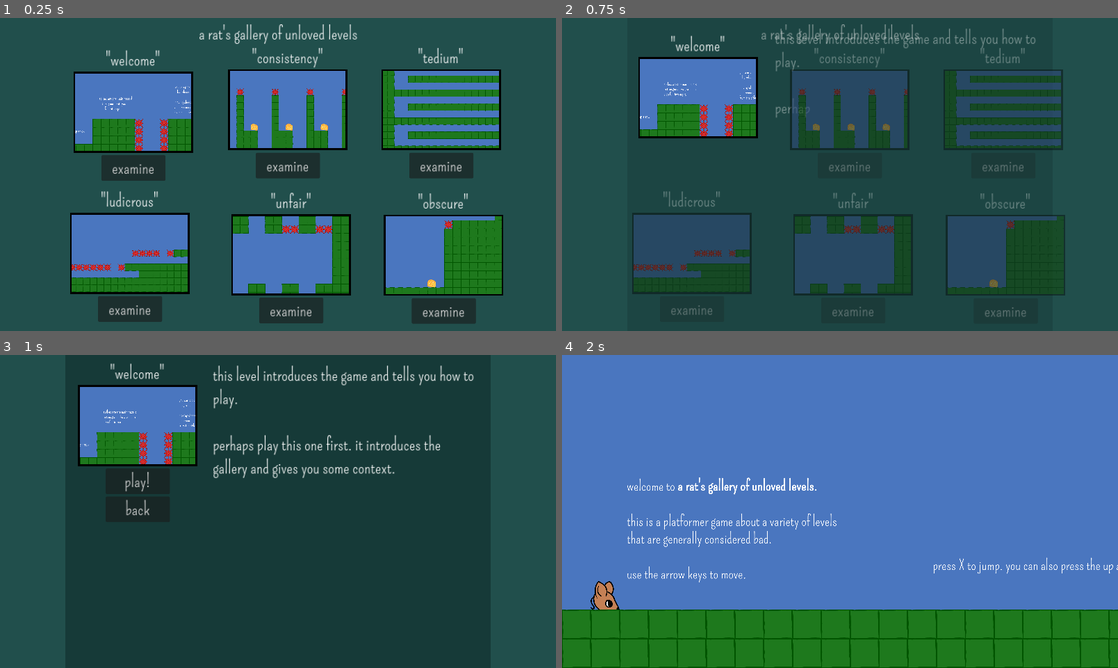
Above: before the commit, frames 1-4 (two rows, left to right).
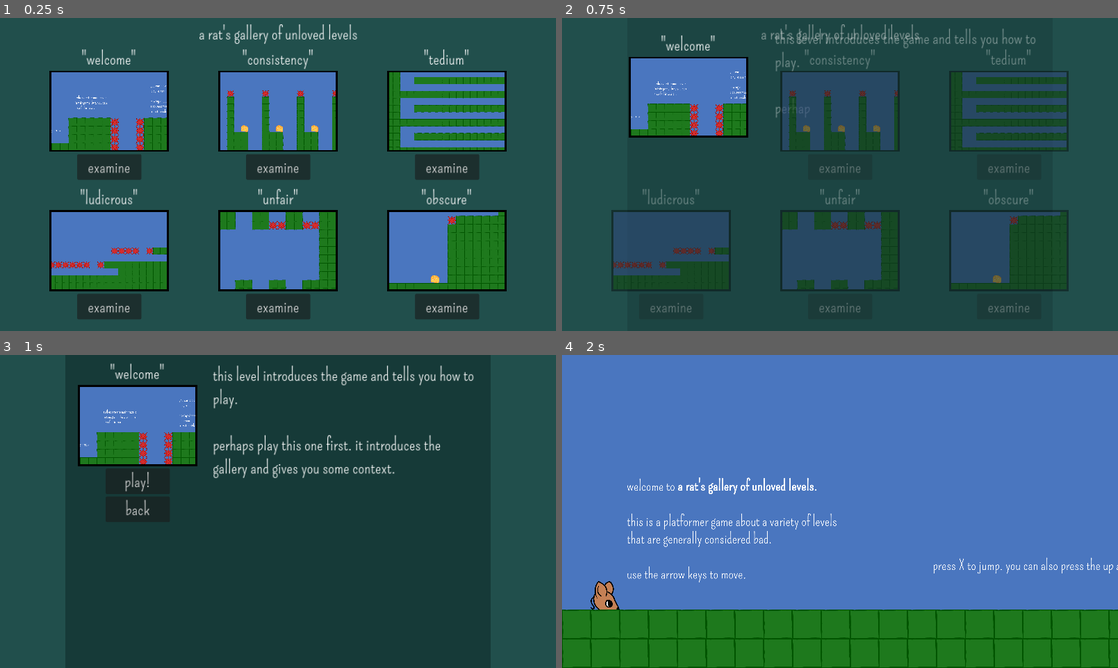
Above: after the commit, the same moments.

Repository: yourname3/jf_f24
Game: Godot game, scene res://gallery/gallery.tscn
Two runs of this game, one before a commit and one after it. Both use one fixed random seed, a clock stepped at 60 frames per second and the inputs below. This scene is started directly instead of the project's main scene.
Inputs:
- Up to frame 1 (0.25 s): no input
- Up to frame 2 (0.75 s): click "examine" at 0.5 s
- Up to frame 3 (1 s): no input
- Up to frame 4 (2 s): click "play!" at 1.25 s

The runs differ from the first frame. In frame 1, 24% of the frame differs, in the area x 8-92%, y 9-98%; in frame 2, 17%; in frame 3, nothing differs; in frame 4, nothing differs.

Commit message:
Some finalization of gallery / musicc

Diff:
--- /dev/null
+++ b/default_bus_layout.tres
@@ -0,0 +1,15 @@
+[gd_resource type="AudioBusLayout" format=3 uid="uid://bopqk5tg1go5b"]
+
+[resource]
+bus/1/name = &"Music"
+bus/1/solo = false
+bus/1/mute = false
+bus/1/bypass_fx = false
+bus/1/volume_db = 0.0
+bus/1/send = &"Master"
+bus/2/name = &"SFX"
+bus/2/solo = false
+bus/2/mute = false
+bus/2/bypass_fx = false
+bus/2/volume_db = 0.0
+bus/2/send = &"Master"
--- a/gallery/gallery.tscn
+++ b/gallery/gallery.tscn
@@ -38,6 +38,7 @@
 
 [node name="GalleryDisplay" type="ColorRect" parent="."]
 unique_name_in_owner = true
+visible = false
 layout_mode = 1
 anchors_preset = 13
 anchor_left = 0.5
@@ -74,10 +75,10 @@
 anchors_preset = 5
 anchor_left = 0.5
 anchor_right = 0.5
-offset_left = -420.0
-offset_top = 115.0
-offset_right = -180.0
-offset_bottom = 275.0
+offset_left = -470.0
+offset_top = 113.0
+offset_right = -230.0
+offset_bottom = 273.0
 grow_horizontal = 2
 texture = ExtResource("5_c5c7e")
 title = "welcome"
@@ -93,10 +94,10 @@
 anchors_preset = 5
 anchor_left = 0.5
 anchor_right = 0.5
-offset_left = -100.0
-offset_top = 110.0
-offset_right = 140.0
-offset_bottom = 270.0
+offset_left = -120.0
+offset_top = 113.0
+offset_right = 120.0
+offset_bottom = 273.0
 grow_horizontal = 2
 description = "this level is about the difficulty of being very consistent at a given task.
 
@@ -110,10 +111,10 @@
 anchors_preset = 5
 anchor_left = 0.5
 anchor_right = 0.5
-offset_left = 218.0
-offset_top = 110.0
-offset_right = 458.0
-offset_bottom = 270.0
+offset_left = 230.0
+offset_top = 113.0
+offset_right = 470.0
+offset_bottom = 273.0
 grow_horizontal = 2
 texture = ExtResource("5_2e6f5")
 title = "tedium"
@@ -131,10 +132,10 @@
 anchors_preset = 5
 anchor_left = 0.5
 anchor_right = 0.5
-offset_left = -427.0
-offset_top = 407.0
-offset_right = -187.0
-offset_bottom = 567.0
+offset_left = -470.0
+offset_top = 402.0
+offset_right = -230.0
+offset_bottom = 562.0
 grow_horizontal = 2
 texture = ExtResource("7_wvqxj")
 title = "ludicrous"
@@ -150,10 +151,10 @@
 anchors_preset = 5
 anchor_left = 0.5
 anchor_right = 0.5
-offset_left = -93.0
-offset_top = 410.0
-offset_right = 147.0
-offset_bottom = 570.0
+offset_left = -120.0
+offset_top = 402.0
+offset_right = 120.0
+offset_bottom = 562.0
 grow_horizontal = 2
 texture = ExtResource("9_7m0lu")
 title = "unfair"
@@ -169,10 +170,10 @@
 anchors_preset = 5
 anchor_left = 0.5
 anchor_right = 0.5
-offset_left = 223.0
-offset_top = 411.0
-offset_right = 463.0
-offset_bottom = 571.0
+offset_left = 230.0
+offset_top = 402.0
+offset_right = 470.0
+offset_bottom = 562.0
 grow_horizontal = 2
 texture = ExtResource("13_4euqu")
 title = "obscure"
--- a/levels/consistency.tscn
+++ b/levels/consistency.tscn
@@ -167,8 +167,5 @@
 [node name="Cheese48" parent="." index="54" instance=ExtResource("2_p1ote")]
 position = Vector2(60544, -128)
 
-[node name="ColorRect" parent="WinLayer" index="0"]
-color = Color(0.120138, 0.448812, 0.390953, 1)
-
 [node name="Goal" parent="." index="57"]
 position = Vector2(63360, -256)
--- a/project.godot
+++ b/project.godot
@@ -19,6 +19,7 @@
 
 SceneTransition="*res://scene_transition.tscn"
 Globals="*res://globals.gd"
+Sounds="*res://sounds.tscn"
 
 [display]
 
--- /dev/null
+++ b/sounds.gd
@@ -0,0 +1,4 @@
+extends Node
+
+@onready var music_game = $MusicGame
+@onready var music_gallery = $MusicGallery
--- /dev/null
+++ b/sounds.tscn
@@ -0,0 +1,16 @@
+[gd_scene load_steps=4 format=3 uid="uid://gmll0q18rrun"]
+
+[ext_resource type="Script" path="res://sounds.gd" id="1_ecqd1"]
+[ext_resource type="AudioStream" uid="uid://jp2et6vwubll" path="res://music/music-game.ogg" id="1_xhomy"]
+[ext_resource type="AudioStream" uid="uid://cr7b3oi5k6c2o" path="res://music/music-gallery.ogg" id="2_b0o85"]
+
+[node name="Sounds" type="Node"]
+script = ExtResource("1_ecqd1")
+
+[node name="MusicGame" type="AudioStreamPlayer" parent="."]
+stream = ExtResource("1_xhomy")
+bus = &"Music"
+
+[node name="MusicGallery" type="AudioStreamPlayer" parent="."]
+stream = ExtResource("2_b0o85")
+bus = &"Music"
Not shown, added: music/music-gallery.ogg.import
Not shown, added: music/music-game.ogg.import
Not shown, added: music/music-gallery.ogg
Not shown, added: music/music-game.ogg
